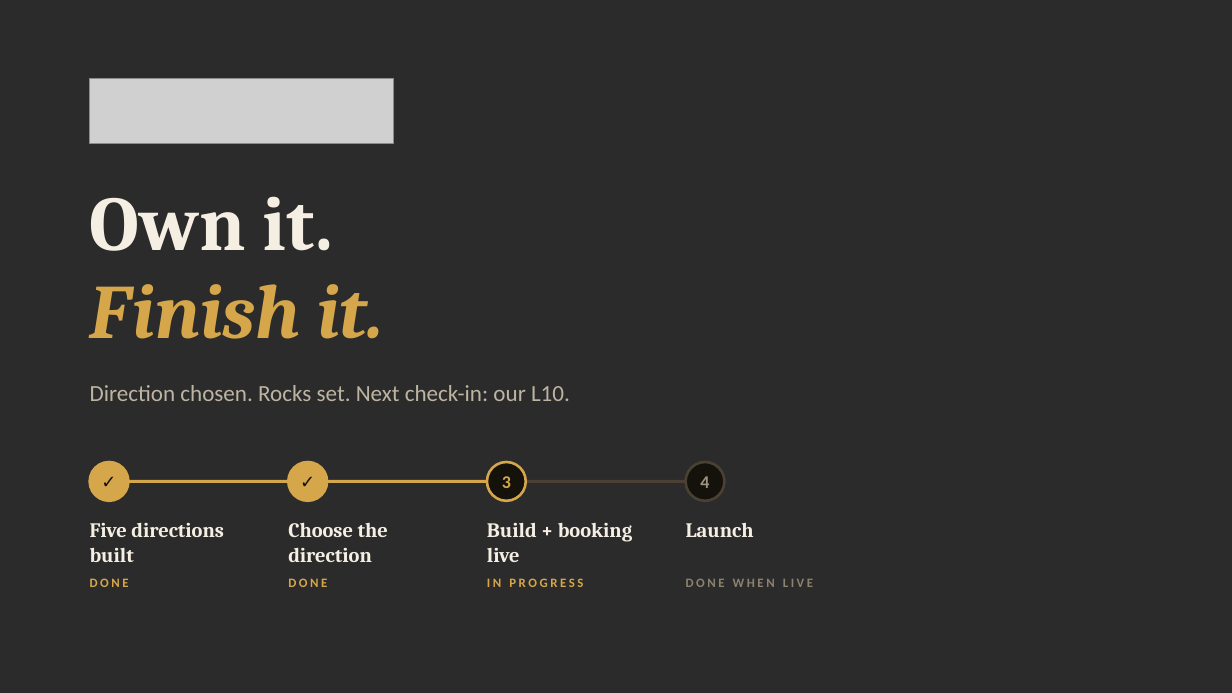
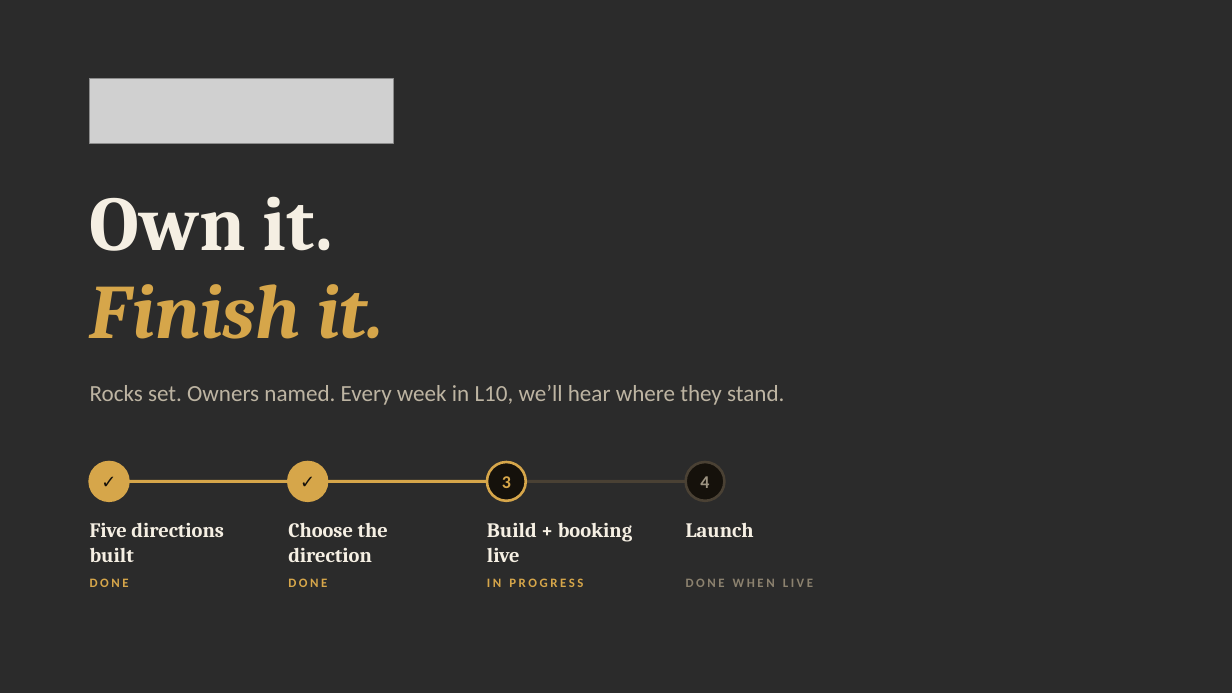
Before and after one commit to jpzllkfl/ace-design-presentation, a slide deck: slide 19 of ACE-Design-Review.pptx. Drawn at 1232x693 pixels with LibreOffice and Linux fonts; fonts in the diff are those of the drawing; grey boxes stand for pictures; background and template pictures are left out; a plain dark background stands for a picture behind light text. Boxes give left, top, right and bottom in pixels: in the first picture for what was removed or moved away, otherwise in the second. Text is boxed around its words. In the diff, an @@ line names an element or a change of style, - is before the commit and + after.

```diff
--- a/ACE-Design-Review.pptx
+++ b/ACE-Design-Review.pptx
@@ text at bbox=[90, 385, 784, 405]: text changed @@
-Direction chosen. Rocks set. Next check-in: our L10.
+Rocks set. Owners named. Every week in L10, we’ll hear where they stand.
```
Also in this commit, not shown: 11 other slides changed, 4 slides added, 4 slides removed, 4 other files.
